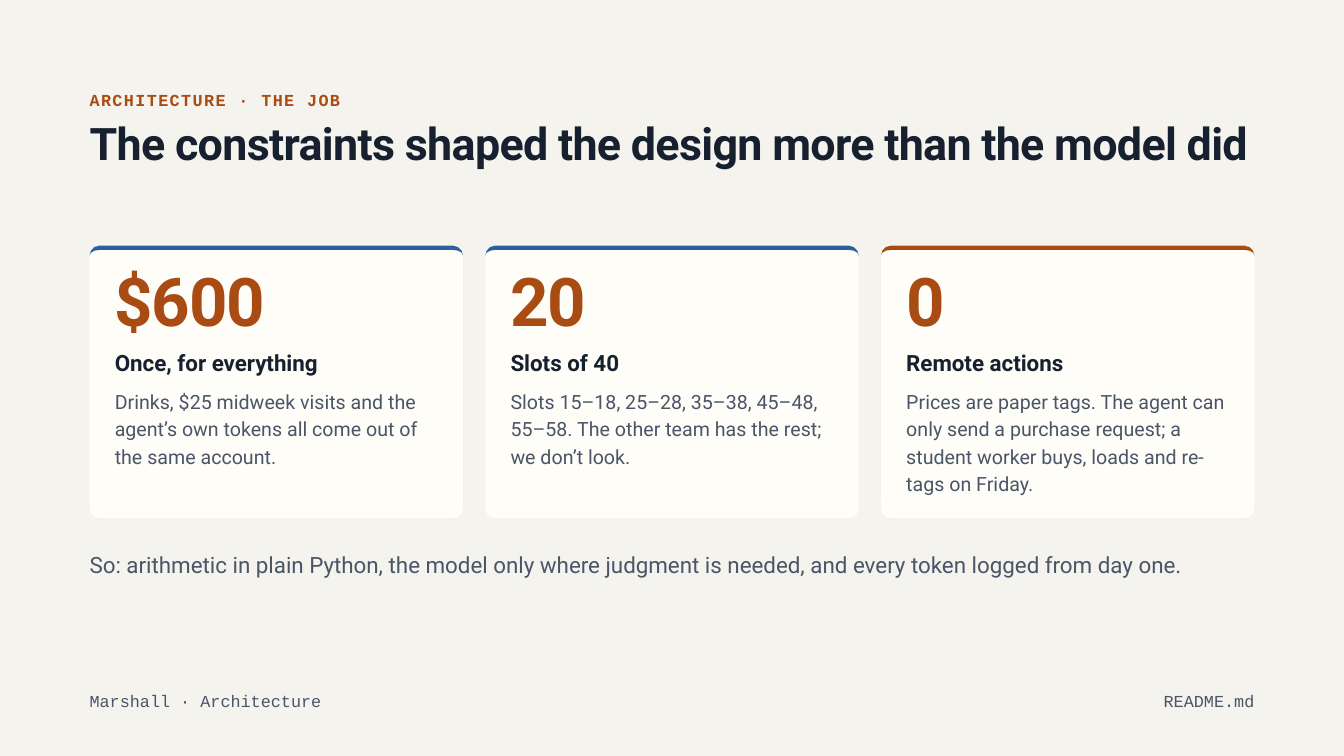
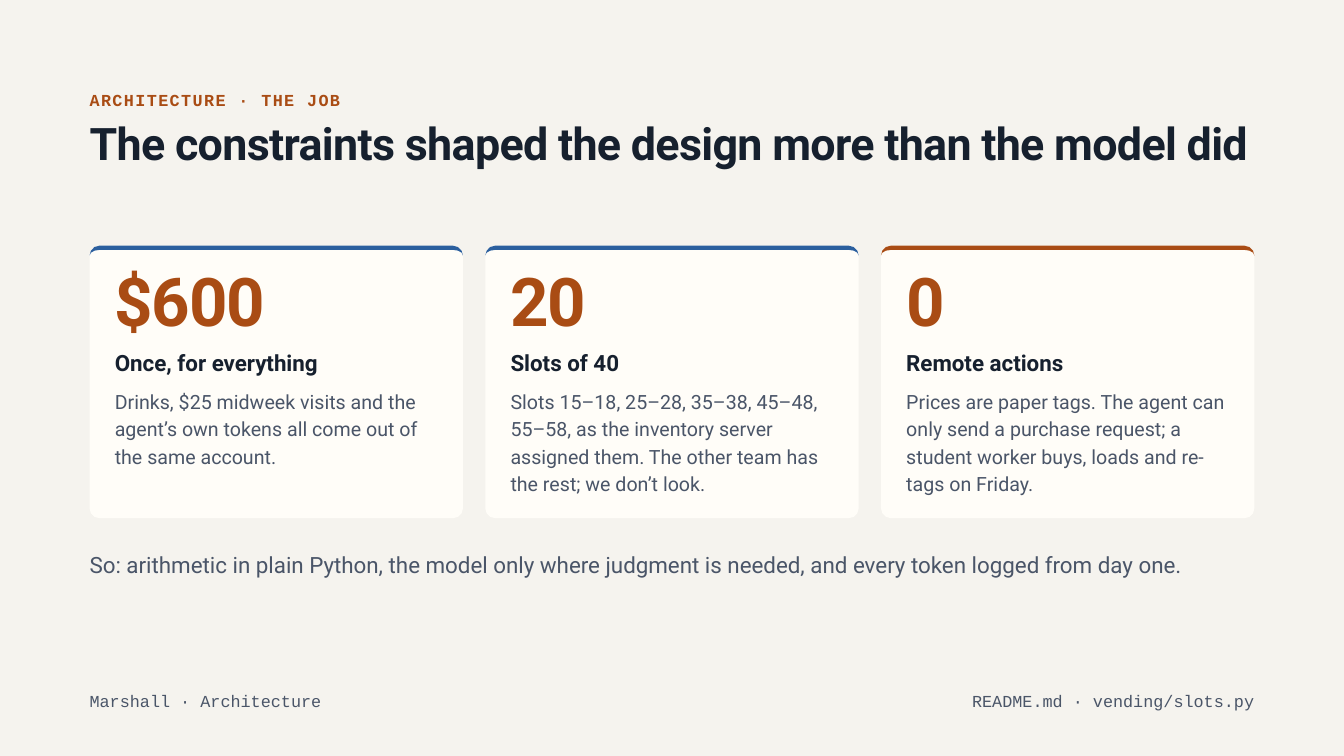
Before and after one commit to marshall-strong/agentic-vending, a slide deck: slide 3 of docs/presentation/group-b-final-presentation.pptx. Drawn at 1344x756 pixels with LibreOffice and Linux fonts; fonts in the diff are those of the drawing. Boxes give left, top, right and bottom in pixels: in the first picture for what was removed or moved away, otherwise in the second. Text is boxed around its words. In the diff, an @@ line names an element or a change of style, - is before the commit and + after.

```diff
--- a/docs/presentation/group-b-final-presentation.pptx
+++ b/docs/presentation/group-b-final-presentation.pptx
@@ text at (x1=511, y1=394, x2=819, y2=494): text changed @@
-Slots 15–18, 25–28, 35–38, 45–48, 55–58. The other team has the rest; we don’t look.
+Slots 15–18, 25–28, 35–38, 45–48, 55–58, as the inventory server assigned them. The other team has the rest; we don’t look.
@@ text at (x1=972, y1=695, x2=1254, y2=711): text changed @@
-README.md
+README.md · vending/slots.py
```
Also in this commit, not shown: 2 other slides changed.
